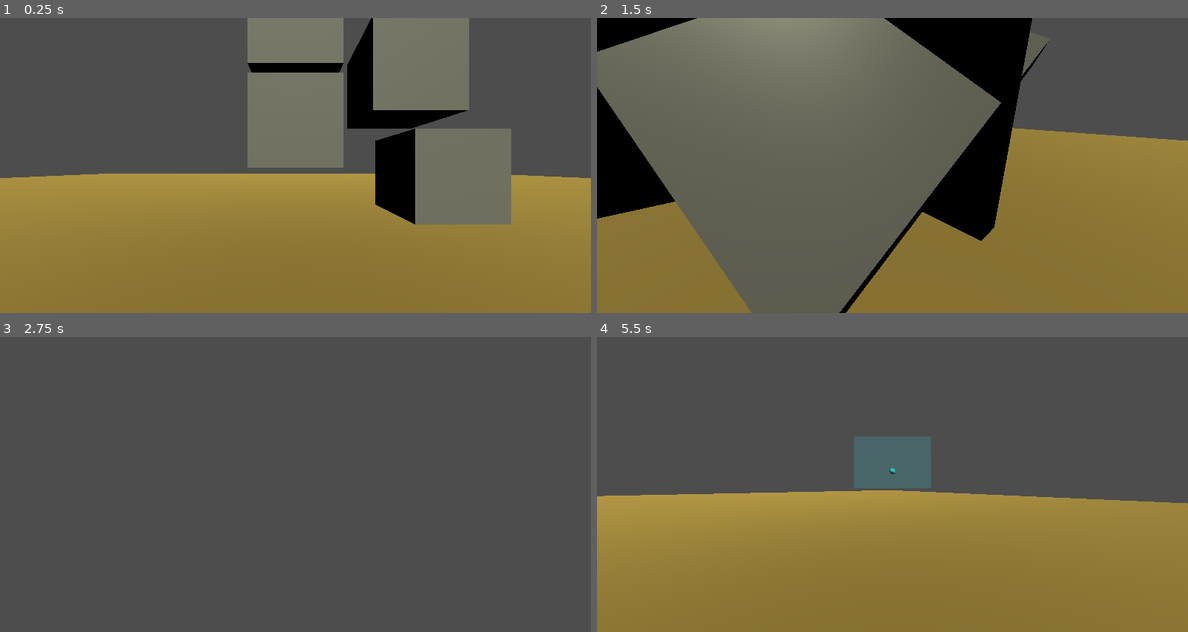
Above: before the commit, frames 1-4 (two rows, left to right).
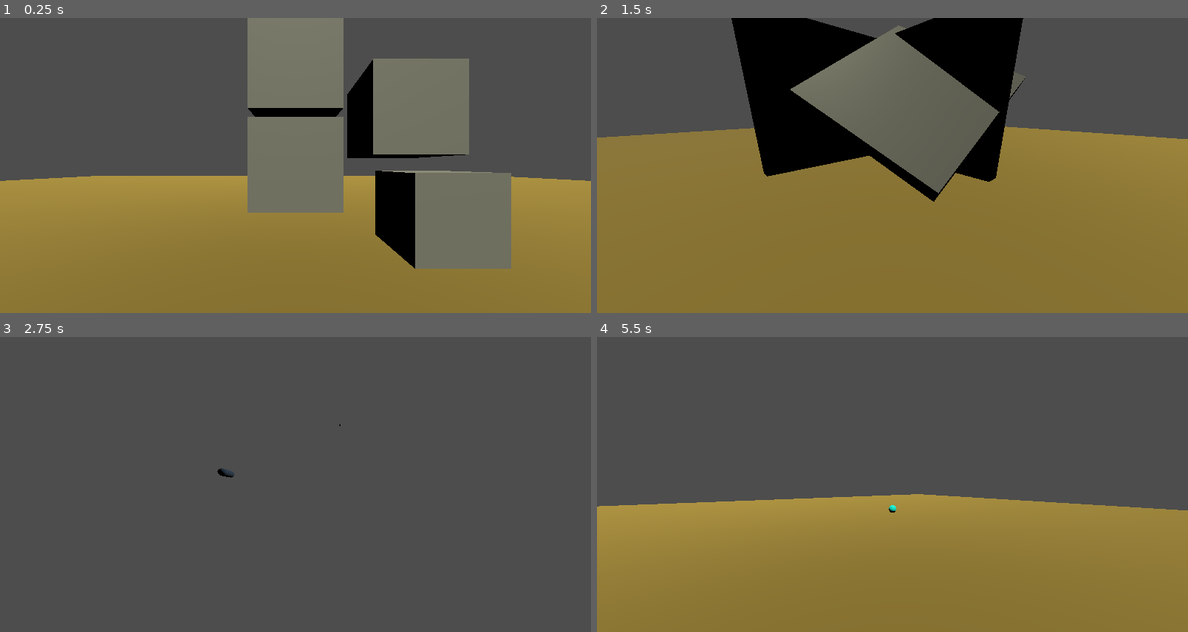
Above: after the commit, the same moments.

Repository: extract/over-fort-2
Game: Godot game, scene res://scenes/maps/local_test/local_test_map.tscn
The game is run twice, just before and just after one commit, with the same random seed, the same clock (stepped at 60 frames per second) and the same inputs. This scene is started directly instead of the project's main scene.
Inputs (mouse positions are in pixels of both pictures, inside the frame that each line leads up to):
- Up to frame 1 (0.25 s): no input
- Up to frame 2 (1.5 s): move the mouse to (1022, 150) at 0.52 s; hold D (right) 0.53-1.28 s; tap E (e) at 0.6 s; tap Space (jump) at 0.77 s; right-click (1022, 150) at 0.8 s; move the mouse to (774, 180) at 1.27 s; hold S (backward) from 1.28 s (still down); right-click (774, 180) at 1.35 s
- Up to frame 3 (2.75 s): tap Space (jump) at 1.52 s; tap E (e) at 1.55, 2.1 s; move the mouse to (354, 419) at 2.02 s; release S (backward) at 2.03 s; hold D (right) from 2.03 s (still down); right-click (354, 419) at 2.3 s
- Up to frame 4 (5.5 s): move the mouse to (862, 543) at 2.77 s; release D (right) at 2.78 s; hold W (forward) 2.78-3.53 s; right-click (862, 543) at 2.85 s; tap Space (jump) at 3.02, 3.77, 4.52 s; tap E (e) at 3.05, 3.6, 4.55, 5.1 s; move the mouse to (1069, 528) at 3.52 s; hold A (left) 3.53-5.03 s; right-click (1069, 528) at 3.8 s; move the mouse to (715, 440) at 4.27 s; right-click (715, 440) at 4.35 s; move the mouse to (922, 484) at 5.02 s; hold S (backward) from 5.03 s (still down); right-click (922, 484) at 5.3 s

The runs differ from the first frame. In frame 1, 14% of the frame differs, in the area x 0-100%, y 0-85%; in frame 2, 42%, in the area x 0-100%, y 0-100%; in frame 3, less than 0.1%; in frame 4, 4.4%.

Commit message:
"Testing green player"

Diff:
--- a/scenes/abilities/turret/look_at.gd
+++ b/scenes/abilities/turret/look_at.gd
@@ -1,6 +1,11 @@
 extends Node3D
 
+
+
 func _process(_delta):
+	func_body(_delta)
+
+func func_body(_delta):
 	var closest_player = get_closest_player()
 
 	if closest_player:
--- /dev/null
+++ b/scenes/abilities/turret/look_at_and_travel.gd
@@ -0,0 +1,29 @@
+extends "res://scenes/abilities/turret/look_at.gd"
+
+@export var speed = 10
+@export var lifetime = 10
+
+@onready var timer: Timer = $Timer
+var is_dead=false
+
+var direction_travel
+func _ready():
+	direction_travel = position - transform.basis.z
+
+func _process(delta: float) -> void:
+	func_body(delta)
+	position -= direction_travel * speed * delta
+
+	lifetime -= delta
+	if lifetime < 0:
+		explode()
+
+
+func explode():
+	if is_dead:
+		return
+	is_dead=true
+	timer.start()
+
+func _on_timer_timeout() -> void:
+	queue_free()
--- a/scenes/abilities/turret/turret.tscn
+++ b/scenes/abilities/turret/turret.tscn
@@ -1,6 +1,6 @@
 [gd_scene load_steps=13 format=3 uid="uid://lr7clttuxi0j"]
 
-[ext_resource type="Script" uid="uid://db6evfjhqegq7" path="res://scenes/abilities/turret/look_at.gd" id="1_cy0hd"]
+[ext_resource type="Script" uid="uid://bga5khv15ldux" path="res://scenes/abilities/turret/look_at_and_travel.gd" id="1_cy0hd"]
 [ext_resource type="PackedScene" uid="uid://y36k7rxn4fpp" path="res://scenes/abilities/rocket_launcher/rocket_launcher.tscn" id="1_tgr5u"]
 [ext_resource type="PackedScene" uid="uid://bfltw7hpq6tcj" path="res://scripts/gameplay/kill_parent.tscn" id="2_63av1"]
 [ext_resource type="Script" uid="uid://d1rjw7nsb1ymd" path="res://scripts/gameplay/hurtbox.gd" id="2_g55dw"]
@@ -68,3 +68,5 @@
 
 [node name="CollisionShape3D" type="CollisionShape3D" parent="StaticBody3D"]
 shape = SubResource("CapsuleShape3D_h0q0r")
+
+[node name="Timer" type="Timer" parent="."]
--- a/scenes/maps/local_test/local_test_map.tscn
+++ b/scenes/maps/local_test/local_test_map.tscn
@@ -3,17 +3,13 @@
 [ext_resource type="PackedScene" uid="uid://dgsrfg1p7easw" path="res://scenes/shapes/dynamic/box.tscn" id="1_2es1a"]
 [ext_resource type="PackedScene" uid="uid://hty8edbtyqdb" path="res://scenes/shapes/static/floor_100_x_100.tscn" id="2_tc2xj"]
 [ext_resource type="PackedScene" uid="uid://du0ni00nm5poi" path="res://scenes/shapes/static/floor_10x_10.tscn" id="3_v82ge"]
-[ext_resource type="PackedScene" uid="uid://bew1il5ffxsac" path="res://scenes/player/local_player.tscn" id="4_u1u77"]
+[ext_resource type="PackedScene" uid="uid://bxdarsgf1fjfj" path="res://scenes/player/green_player.tscn" id="4_2es1a"]
 
 [node name="LocalTestMap" type="Node"]
 
 [node name="DirectionalLight3D" type="DirectionalLight3D" parent="."]
 transform = Transform3D(1, 0, 0, 0, 0.5465113, 0.83745176, 0, -0.83745176, 0.5465113, 0, 7.6711407, 7.299741)
 light_color = Color(1, 1, 0.8745098, 1)
-
-[node name="LocalPlayer" parent="." instance=ExtResource("4_u1u77")]
-transform = Transform3D(1, 0, 0, 0, 1, 0, 0, 0, 1, 0, 2.4430141, 0)
-speed = 18.0
 
 [node name="Bunch of boxes" type="Node" parent="."]
 
@@ -47,3 +43,6 @@
 
 [node name="Floor10x11" parent="Map" instance=ExtResource("3_v82ge")]
 transform = Transform3D(-5.732056e-15, 4.371139e-08, 1, 1, 1.3113416e-07, 0, -1.3113416e-07, 1, -4.371139e-08, -9.982986, 4.9829865, 15.916735)
+
+[node name="GreenPlayer" parent="." instance=ExtResource("4_2es1a")]
+transform = Transform3D(1, 0, 0, 0, 1, 0, 0, 0, 1, 0, 2.9085972, 0)
--- /dev/null
+++ b/scenes/player/green_player.tscn
@@ -0,0 +1,84 @@
+[gd_scene load_steps=14 format=3 uid="uid://bxdarsgf1fjfj"]
+
+[ext_resource type="Script" uid="uid://delfsbhi7fgkv" path="res://scenes/player/player.gd" id="1_i2n6o"]
+[ext_resource type="Script" uid="uid://bxyw1qh8owlet" path="res://scenes/player/camera_look.gd" id="2_rlehp"]
+[ext_resource type="PackedScene" uid="uid://y36k7rxn4fpp" path="res://scenes/abilities/rocket_launcher/rocket_launcher.tscn" id="3_n6ep1"]
+[ext_resource type="Script" uid="uid://d1rjw7nsb1ymd" path="res://scripts/gameplay/hurtbox.gd" id="4_taook"]
+[ext_resource type="Script" uid="uid://55mvtmp82ky7" path="res://scripts/gameplay/health_component.gd" id="5_m14ei"]
+[ext_resource type="PackedScene" uid="uid://lr7clttuxi0j" path="res://scenes/abilities/turret/turret.tscn" id="7_vh38b"]
+[ext_resource type="PackedScene" uid="uid://dnwtc4achkn4m" path="res://scenes/abilities/dispersion/dispersion.tscn" id="8_4xpd7"]
+
+[sub_resource type="CapsuleShape3D" id="CapsuleShape3D_v2ukg"]
+
+[sub_resource type="StandardMaterial3D" id="StandardMaterial3D_i2n6o"]
+albedo_color = Color(0, 4.7827163, 0, 1)
+
+[sub_resource type="CapsuleMesh" id="CapsuleMesh_nnapv"]
+material = SubResource("StandardMaterial3D_i2n6o")
+
+[sub_resource type="StandardMaterial3D" id="StandardMaterial3D_8afob"]
+albedo_color = Color(0.34256068, 0, 0.018194385, 1)
+
+[sub_resource type="SphereMesh" id="SphereMesh_t08ar"]
+material = SubResource("StandardMaterial3D_8afob")
+
+[sub_resource type="SceneReplicationConfig" id="SceneReplicationConfig_byj20"]
+properties/0/path = NodePath(".:position")
+properties/0/spawn = true
+properties/0/replication_mode = 1
+properties/1/path = NodePath(".:rotation")
+properties/1/spawn = true
+properties/1/replication_mode = 1
+properties/2/path = NodePath("Camera3D:rotation")
+properties/2/spawn = true
+properties/2/replication_mode = 1
+
+[node name="GreenPlayer" type="Node3D"]
+
+[node name="CharacterBody3D" type="CharacterBody3D" parent="."]
+script = ExtResource("1_i2n6o")
+
+[node name="CollisionShape3D2" type="CollisionShape3D" parent="CharacterBody3D"]
+shape = SubResource("CapsuleShape3D_v2ukg")
+
+[node name="Body2" type="MeshInstance3D" parent="CharacterBody3D"]
+mesh = SubResource("CapsuleMesh_nnapv")
+skeleton = NodePath("../..")
+
+[node name="Camera3D2" type="Camera3D" parent="CharacterBody3D" groups=["players"]]
+unique_name_in_owner = true
+transform = Transform3D(1, 0, 0, 0, 1, 0, 0, 0, 1, 0, 0.4936936, -0.73905265)
+script = ExtResource("2_rlehp")
+
+[node name="Crosshair" type="Node3D" parent="CharacterBody3D/Camera3D2"]
+unique_name_in_owner = true
+transform = Transform3D(1, 0, 0, 0, 1, 0, 0, 0, 1, 0, 0.28777575, -4.3099265)
+
+[node name="Face2" type="MeshInstance3D" parent="CharacterBody3D"]
+transform = Transform3D(1, 0, 0, 0, 1, 0, 0, 0, 1, 0, 0.42697042, -0.15429068)
+mesh = SubResource("SphereMesh_t08ar")
+skeleton = NodePath("../..")
+
+[node name="RocketLauncher2" parent="CharacterBody3D" instance=ExtResource("3_n6ep1")]
+
+[node name="Hurtbox2" type="Area3D" parent="CharacterBody3D" node_paths=PackedStringArray("health_component")]
+script = ExtResource("4_taook")
+health_component = NodePath("Hitpoints")
+
+[node name="Hitpoints" type="Node" parent="CharacterBody3D/Hurtbox2"]
+script = ExtResource("5_m14ei")
+
+[node name="CollisionShape3D" type="CollisionShape3D" parent="CharacterBody3D/Hurtbox2"]
+shape = SubResource("CapsuleShape3D_v2ukg")
+
+[node name="Dispersion2" parent="CharacterBody3D" instance=ExtResource("8_4xpd7")]
+
+[node name="AudioListener3D2" type="AudioListener3D" parent="CharacterBody3D"]
+
+[node name="MultiplayerSynchronizer2" type="MultiplayerSynchronizer" parent="CharacterBody3D"]
+root_path = NodePath("../..")
+replication_config = SubResource("SceneReplicationConfig_byj20")
+
+[node name="RocketLauncher3" parent="CharacterBody3D" instance=ExtResource("3_n6ep1")]
+action_key = "right_mouse"
+rocket = ExtResource("7_vh38b")
Not shown, added: scenes/abilities/turret/look_at_and_travel.gd.uid
